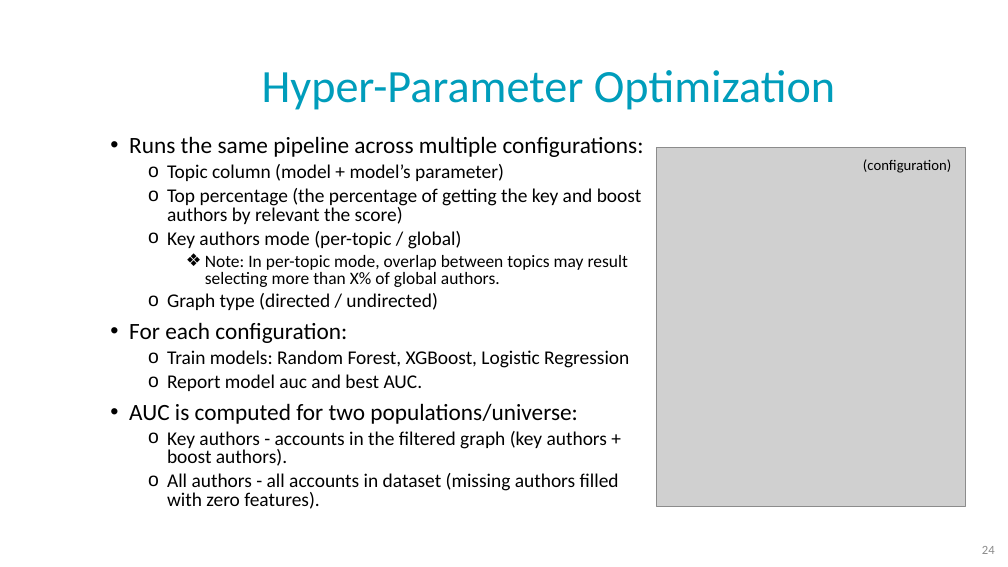
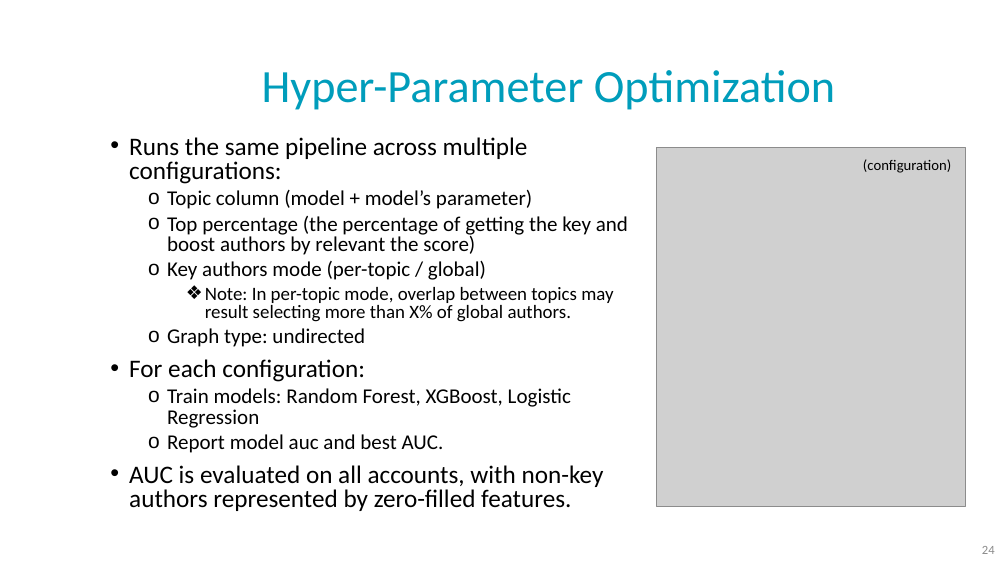
Before and after one commit to NoaTal1996/Backbone-Graph, a slide deck: slide 24 of docs/meeting/2026_05_06_for_investors.pptx. Drawn at 1008x567 pixels with LibreOffice and Linux fonts; fonts in the diff are those of the drawing; grey boxes stand for pictures; background and template pictures are left out. Boxes give left, top, right and bottom in pixels: in the first picture for what was removed or moved away, otherwise in the second. Text is boxed around its words. In the diff, an @@ line names an element or a change of style, - is before the commit and + after.

Commit message:
update slides

```diff
--- a/docs/meeting/2026_05_06_for_investors.pptx
+++ b/docs/meeting/2026_05_06_for_investors.pptx
@@ text at [129,137,628,453]: size 22.2 to 24 pt in "Runs the same pipeline across multiple configurations:", "For each configuration:"; size 18.5 to 20 pt in "Topic column (model + model’s parameter)", "Top percentage (the percentage of getting the ...", "Key authors mode (per-topic / global)", "Train models: Random Forest, XGBoost, Logistic Regression" and 1 more places; size 16.6 to 18 pt in "Note: In per-topic mode, overlap between topics ..." @@
@@ text at [167,328,365,347]: text changed; size 18.5 to 20 pt @@
-  o Graph type (directed / undirected)
+  o Graph type: undirected
@@ text at [129,465,604,511]: text changed; size 18.5 to 24 pt @@
-• AUC is computed for two populations/universe:
-  o Key authors - accounts in the filtered graph (key authors + boost authors).
-  o All authors - all accounts in dataset (missing authors filled with zero features).
+• AUC is evaluated on all accounts, with non-key authors represented by zero-filled features.
```
Also in this commit, not shown: 2 other slides changed, 1 slide added, 2 slides removed.
